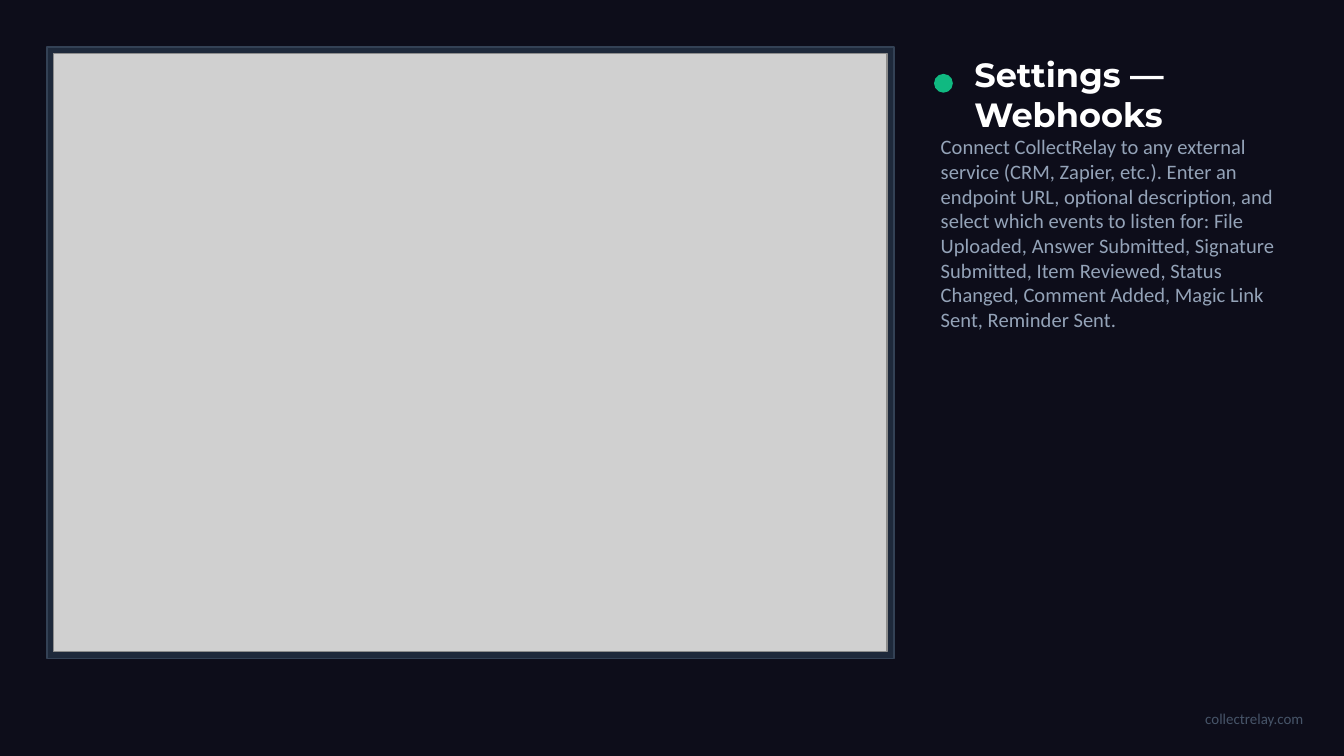
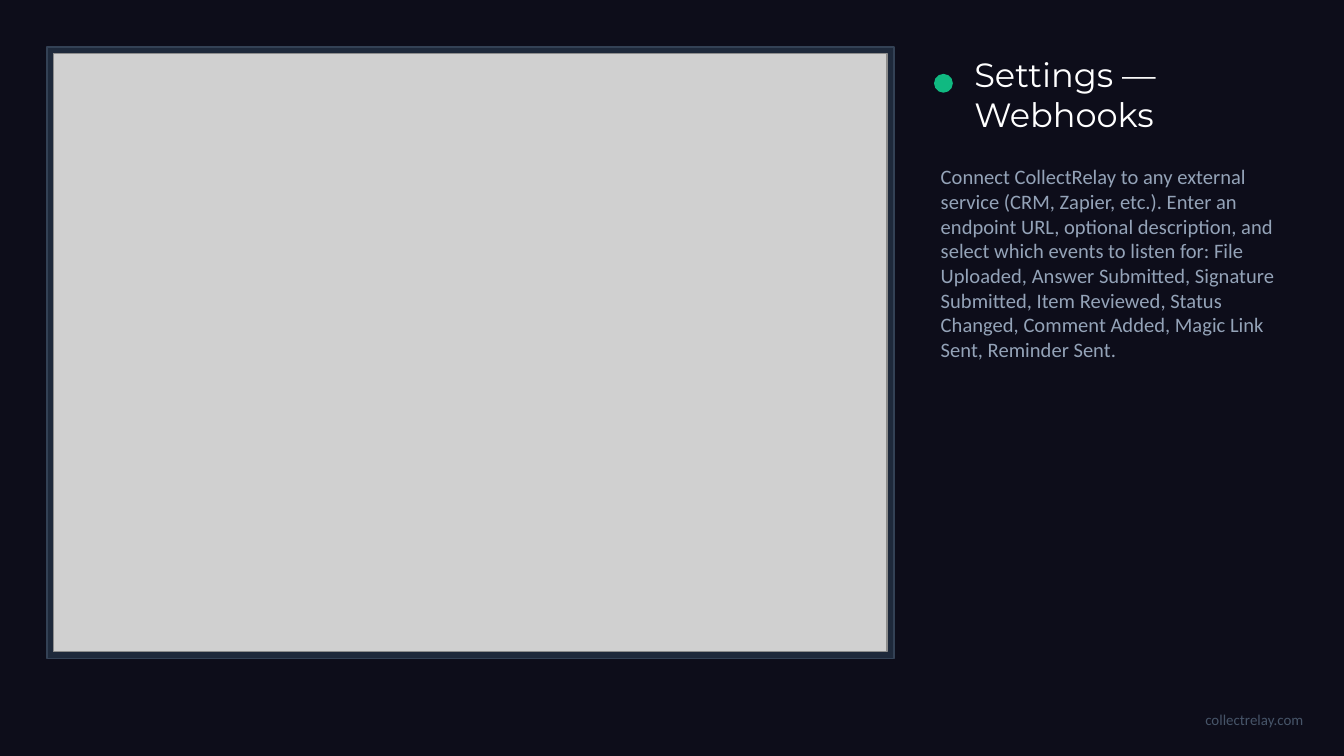
Before and after one commit to mprice78usa/CollectRelay, a slide deck: slide 18 of static/CollectRelay-Walkthrough.pptx. Drawn at 1344x756 pixels with LibreOffice and Linux fonts; fonts in the diff are those of the drawing; grey boxes stand for pictures. Boxes give left, top, right and bottom in pixels: in the first picture for what was removed or moved away, otherwise in the second. Text is boxed around its words. In the diff, an @@ line names an element or a change of style, - is before the commit and + after.

```diff
--- a/static/CollectRelay-Walkthrough.pptx
+++ b/static/CollectRelay-Walkthrough.pptx
@@ text "Settings — Webhooks" at box(974, 62, 1153, 127): bold off @@
@@ text "Connect CollectRelay to any external ...": place and size @@
-text "Connect CollectRelay to any external ..." at box(941, 140, 1274, 330)
+text "Connect CollectRelay to any external ..." at box(941, 170, 1274, 360)
```
Also in this commit, not shown: 25 other slides changed.
